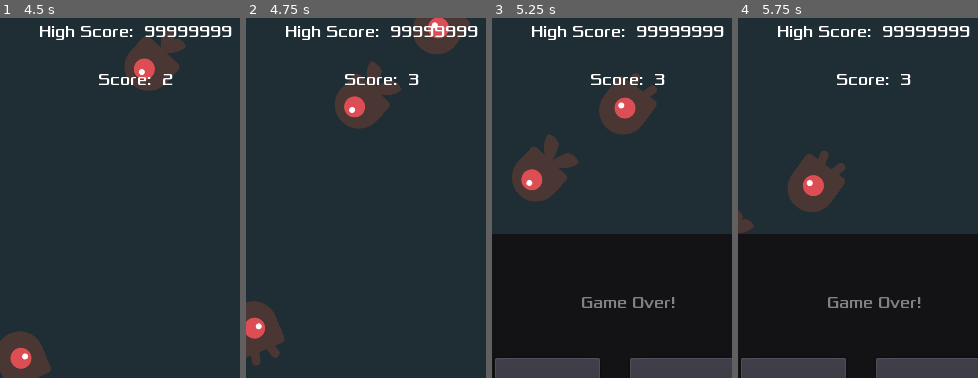
Above: before the commit, frames 1-4 (left to right).
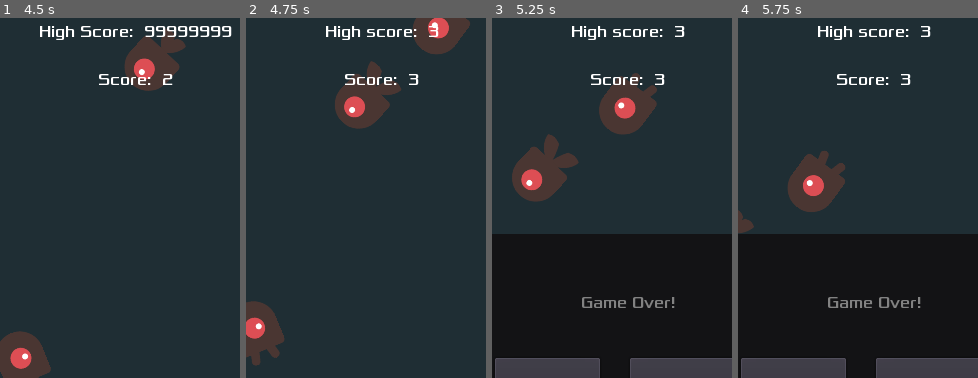
Above: after the commit, the same moments.

Repository: AlixBarreaux/dodge-the-beasties
Game: Godot game, scene res://Scenes/Main.tscn
Two runs of this game, one before a commit and one after it. Both use one fixed random seed, a clock stepped at 60 frames per second and the inputs below.
Inputs:
- Up to frame 1 (4.5 s): click "Play" at 0.5 s; tap Enter at 1.25 s; hold Z (move_up) 1.28-2.78 s; hold Q (move_left) 2.78-4.28 s; hold S (move_down) from 4.28 s (still down)
- Up to frame 2 (4.75 s): keep holding S (move_down)
- Up to frame 3 (5.25 s): release S (move_down) at 5.03 s; hold D (move_right) from 5.03 s (still down)
- Up to frame 4 (5.75 s): keep holding D (move_right)
The pictures show only the part of the screen within x 22-72%, y 3-53%; the shares and areas given below are measured in that part.

Frame 1 is identical in both runs. In frame 2, 1.3% of the frame differs, in the area x 16-97%, y 2-7%; in frame 3, 1.3%; in frame 4, 1.3%.

Commit message:
Start to implement scoring system

Diff:
--- a/Scripts/hud.gd
+++ b/Scripts/hud.gd
@@ -8,6 +8,7 @@
 onready var message_panel: Panel = $MessagePanel
 onready var message_label: Label = message_panel.get_node("MessageLabel")
 onready var score_label: Label = $ScoreLabel
+onready var high_score_label: RichTextLabel = $HighScoreLabel
 onready var message_timer: Timer = $MessageTimer
 onready var play_button: Button = $MainMenu/VBoxContainer/PlayButton
 onready var credits_button: Button = $MainMenu/VBoxContainer/CreditsButton
@@ -43,6 +44,12 @@
 
 func update_score(score: int) -> void:
 	score_label.text = "Score:  " + str(score)
+	return
+
+
+func update_high_score(high_score: int) -> void:
+	print("update_high_score() triggered")
+	high_score_label.bbcode_text = "[center]High score:  " + str(high_score) + "[/center]"
 	return
 
 
--- a/Scripts/main.gd
+++ b/Scripts/main.gd
@@ -3,25 +3,36 @@
 
 ############################### DECLARE VARIABLES ##############################
 
+
 export var mob_scene: PackedScene = null
 
 var score: int = 0
+var high_score: int = 3
+
+
+# Node References:
+onready var hud: CanvasLayer = $HUD
+
 
 ################################# RUN THE CODE #################################
 
 
 func _ready() -> void:
 	randomize()
-
-	Events.connect("game_started", self, "new_game")
+	self._initialize_signals()
 
 
 ############################### DECLARE FUNCTIONS ##############################
 
 
+func _initialize_signals() -> void:
+	Events.connect("game_started", self, "new_game")
+	return
+
+
 func new_game() -> void:
 	self.score = 0
-	$HUD.update_score(self.score)
+	hud.update_score(self.score)
 
 	get_tree().call_group("mobs", "queue_free")
 	$Player.set_physics_process(false)
@@ -30,7 +41,7 @@
 	$StartTimer.start()
 	$Music.play()
 
-	$HUD.show_message_with_timer("Ready Yourself!")
+	hud.show_message_with_timer("Ready Yourself!")
 
 	yield($StartTimer, "timeout")
 	$Player.set_physics_process(true)
@@ -65,10 +76,25 @@
 
 func _on_ScoreTimer_timeout() -> void:
 	score += 1
-	$HUD.update_score(score)
+	hud.update_score(score)
+
+	compare_score_with_high_score()
+
+	if is_high_score_beat:
+		hud.update_high_score(score)
+
+	return
+
+
+var is_high_score_beat: bool = false
+
+func compare_score_with_high_score() -> void:
+	if score >= high_score:
+		is_high_score_beat = true
+	return
 
 
 func _on_Player_hit() -> void:
 	$ScoreTimer.stop()
 	$MobTimer.stop()
-	$HUD.show_game_over()
+	hud.show_game_over()
